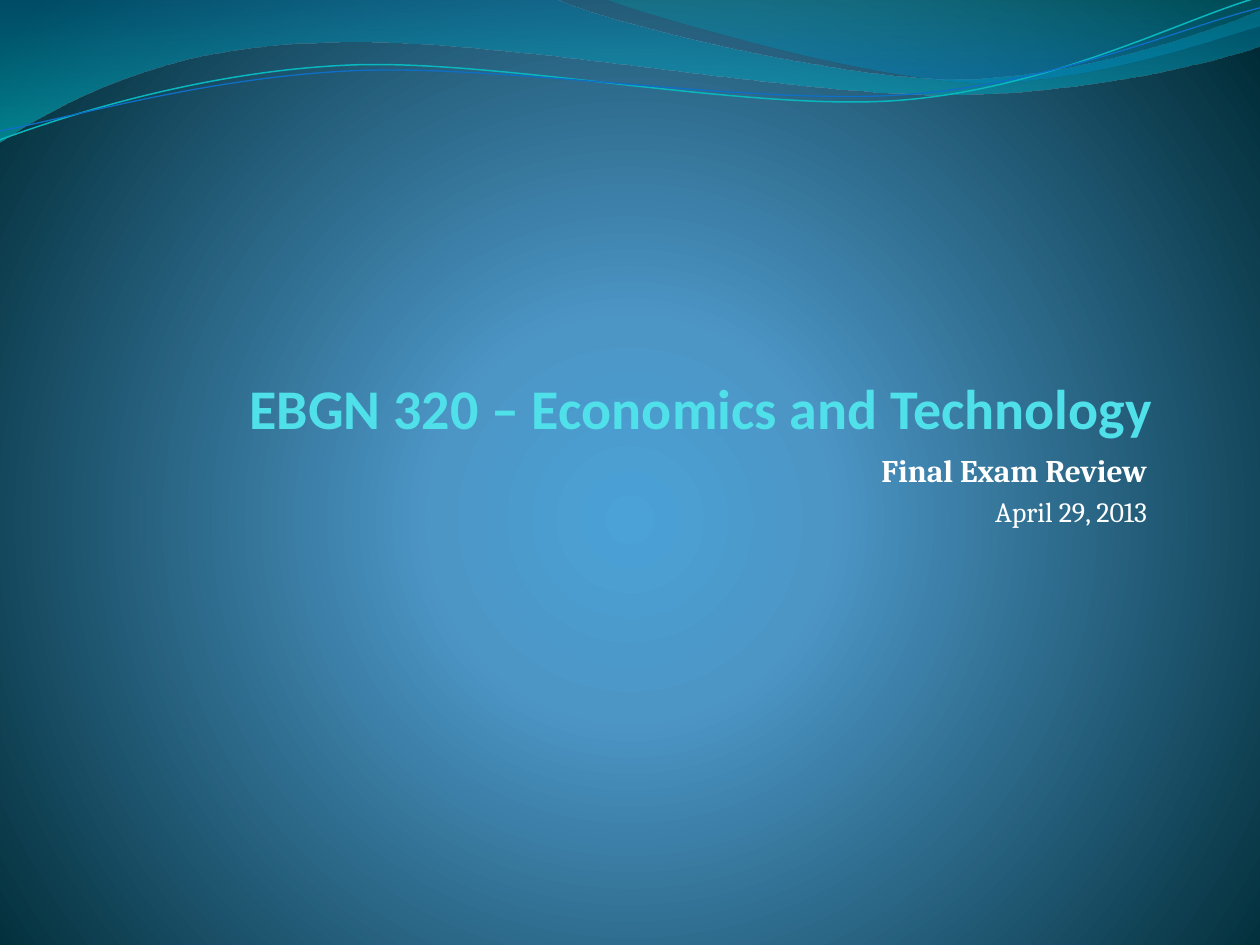
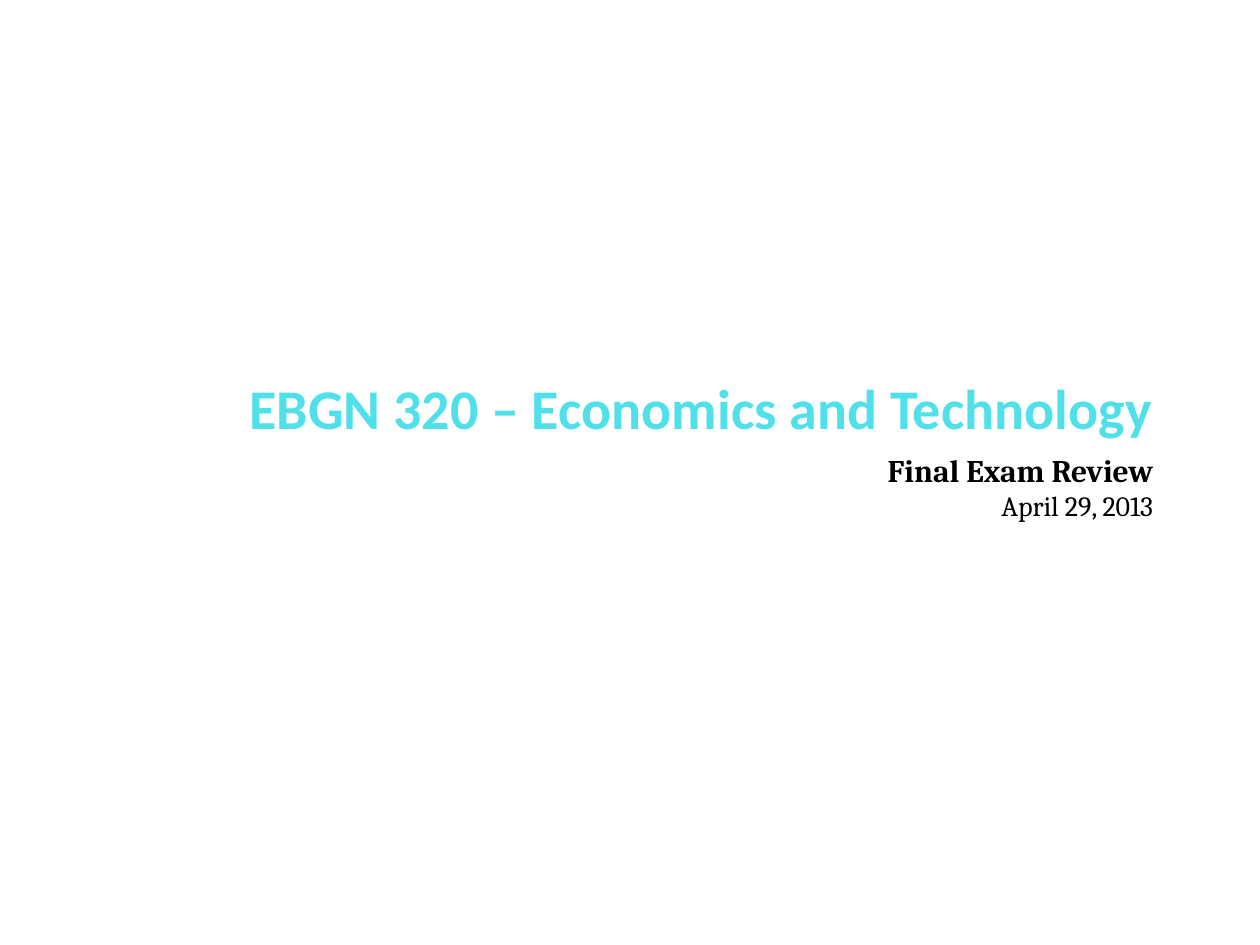
Before and after one commit to muff1nman/ClassNotes, a slide deck: slide 1 of Econ/PPT/S12_Final Exam Review.pptx. Drawn at 1260x945 pixels with LibreOffice and Linux fonts; fonts in the diff are those of the drawing. Boxes give left, top, right and bottom in pixels: in the first picture for what was removed or moved away, otherwise in the second. Text is boxed around its words. In the diff, an @@ line names an element or a change of style, - is before the commit and + after.

Commit message:
Final exam work

```diff
--- a/Econ/PPT/S12_Final Exam Review.pptx
+++ b/Econ/PPT/S12_Final Exam Review.pptx
@@ background gradient #4AA0D6 to #4C98C7 to #002C38 to #FFFFFF @@
@@ freeform shape removed at (x1=0, y1=0, x2=1260, y2=142) @@
@@ freeform shape removed at (x1=0, y1=0, x2=1260, y2=147) @@
@@ freeform shape removed at (x1=0, y1=8, x2=1260, y2=141) @@
@@ freeform shape removed at (x1=604, y1=0, x2=1260, y2=87) @@
@@ text "EBGN 320 – Economics and ..." at (x1=250, y1=389, x2=1152, y2=439): text colour #51E0EA to #50E0EA @@
@@ text "Final Exam Review" at (x1=888, y1=460, x2=1154, y2=522): text colour #FFFFFF to #000000; less space between paragraphs @@
```
Also in this commit, not shown: 12 other slides changed, 3 other files.
